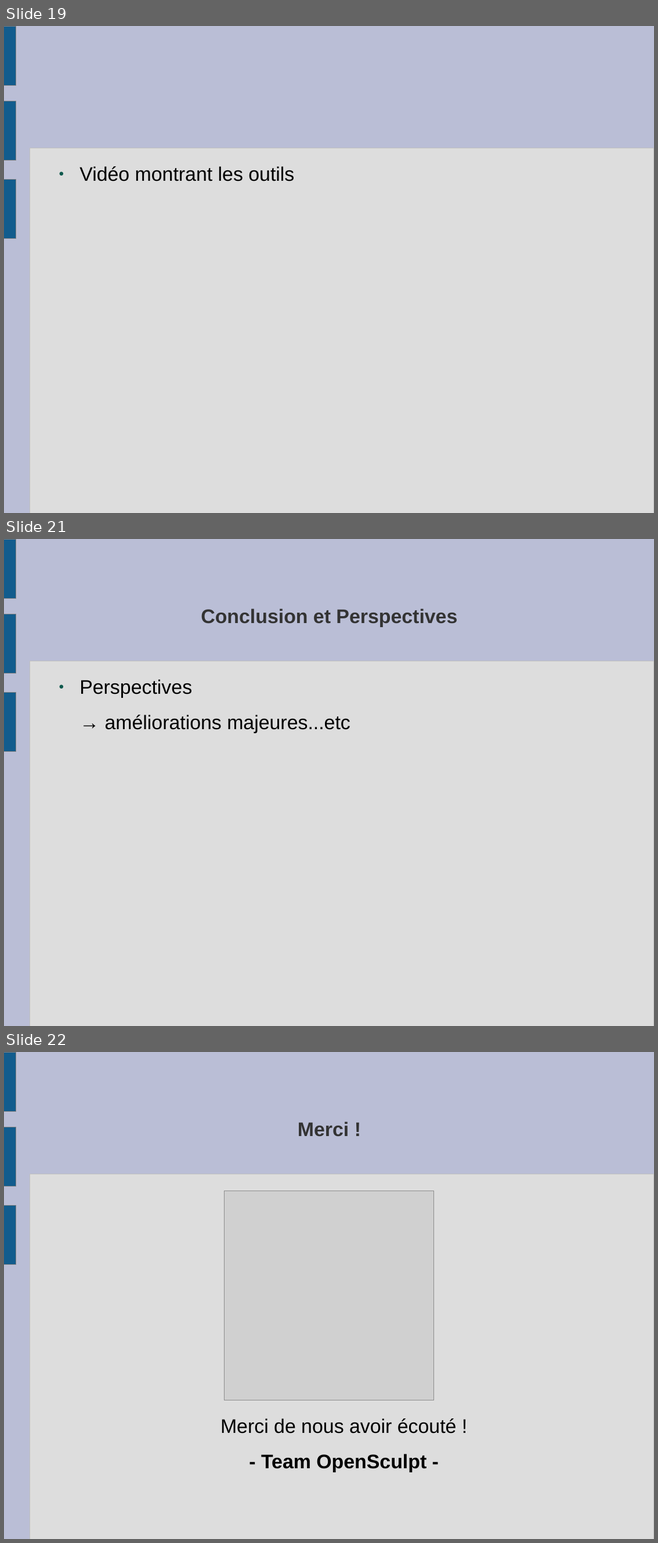
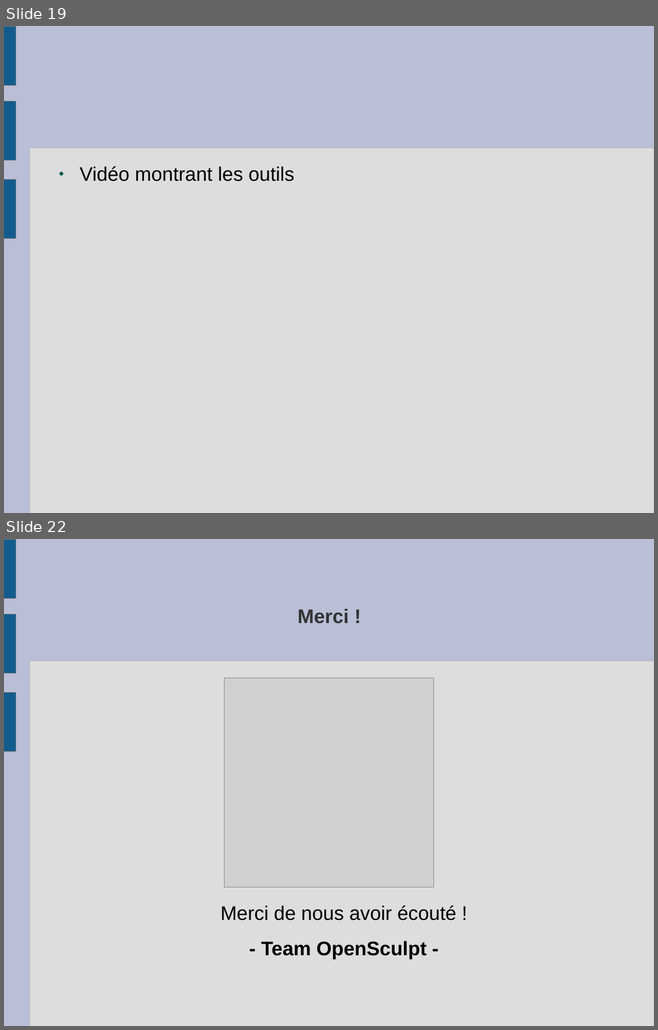
Before and after one commit to slvrgauthier/OpenSculpt, a slide deck: Documentation/Soutenance.odp. Shown one above the other, each under a label of ours: slides 19, 21 and 22 before the commit, slides 19 and 22 after it; the slides between them are not shown. The pictures are 658x1543 and 658x1030 pixels, drawn with LibreOffice and Linux fonts; fonts in the diff are those of the drawing; grey boxes stand for pictures. Boxes give left, top, right and bottom in pixels: in the first picture for what was removed or moved away, otherwise in the second. Text is boxed around its words. In the diff, an @@ line names an element or a change of style, - is before the commit and + after.

```diff
--- a/Documentation/Soutenance.odp
+++ b/Documentation/Soutenance.odp
@@ slide 21 removed at (4,539,654,1026), background #BABED6; not listed: 4 template elements that a slide beside it also shows @@
@@ title removed at (201,609,457,627) @@
-Conclusion et Perspectives
@@ text removed at (79,679,350,733) @@
-● Perspectives
-→ améliorations majeures...etc
```
Also in this commit, not shown: 2 slides added, 1 other slide removed.
